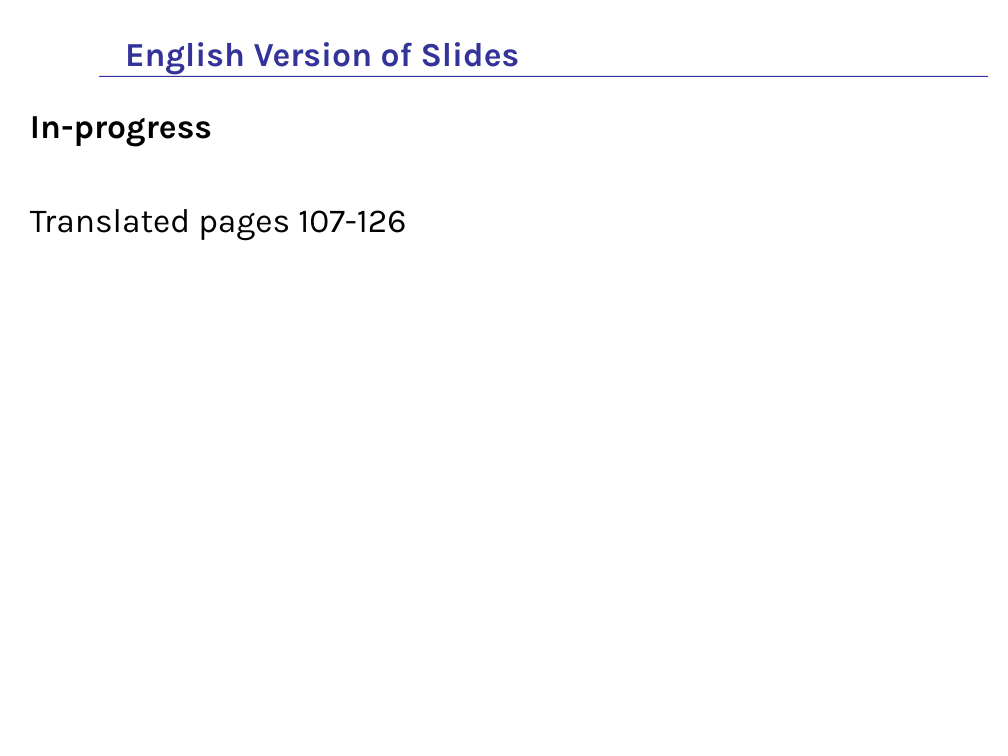
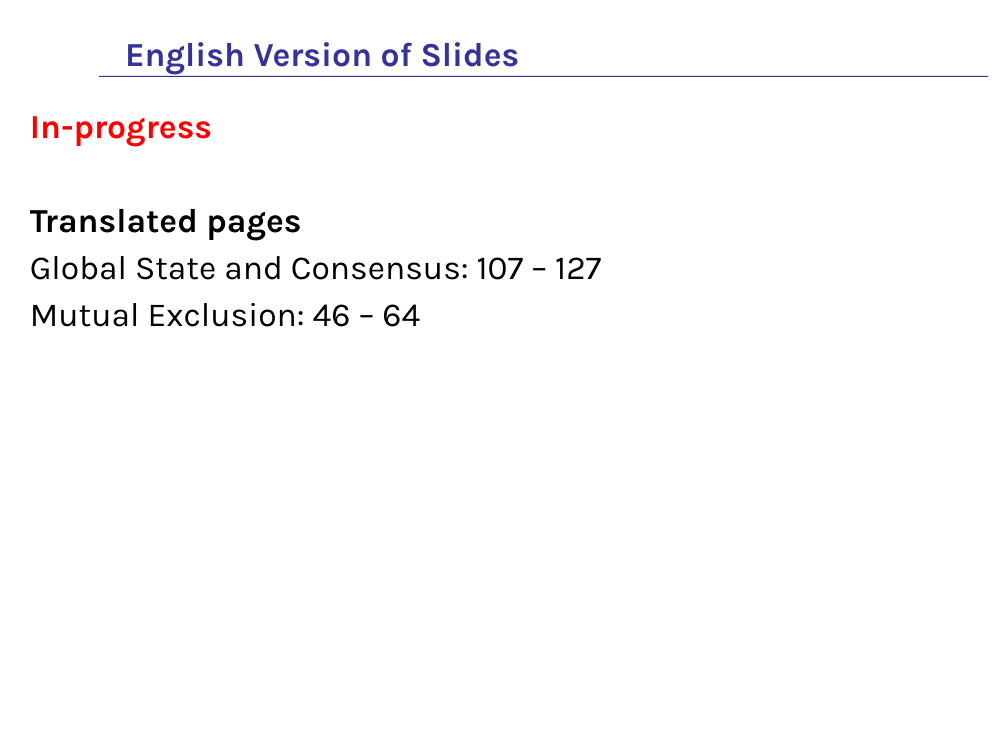
Before and after one commit to fan1x/fan1x.github.io, a slide deck: slide 2 of data/2025-26/pds/PDS-en.pptx. Drawn at 1008x756 pixels with LibreOffice and Linux fonts; fonts in the diff are those of the drawing. Boxes give left, top, right and bottom in pixels: in the first picture for what was removed or moved away, otherwise in the second. Text is boxed around its words. In the diff, an @@ line names an element or a change of style, - is before the commit and + after.

Commit message:
translated mutual exclusion

```diff
--- a/data/2025-26/pds/PDS-en.pptx
+++ b/data/2025-26/pds/PDS-en.pptx
@@ text at [30, 116, 212, 147]: text colour #000000 to #FF0000 in "In-progress" @@
@@ text at [30, 209, 601, 327]: text changed @@
-Translated pages 107-126
+Translated pages
+Global State and Consensus: 107 – 127
+Mutual Exclusion: 46 – 64
```
Also in this commit, not shown: 37 other slides changed, 3 slides added, 3 slides removed.
